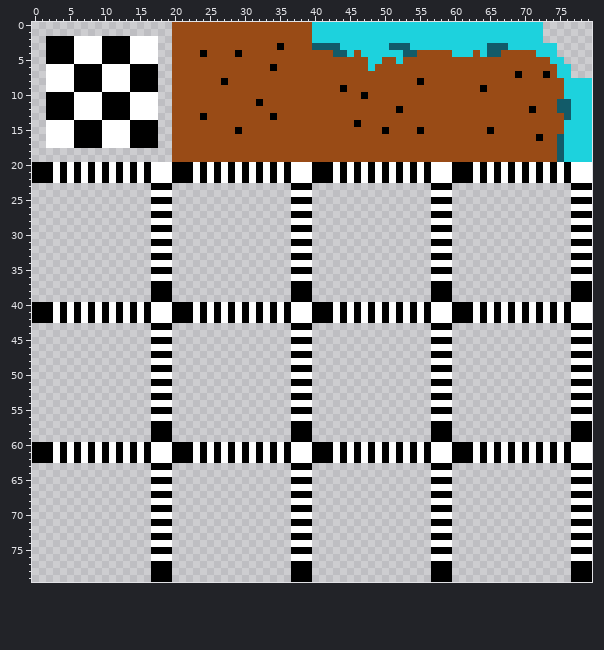
File history of a sprite sheet, Up Unwell/tilesets/Basic_ground_Tile/output_tileset.png. This is how it looked before the edit.
The file is 80x80 pixels.
New version:
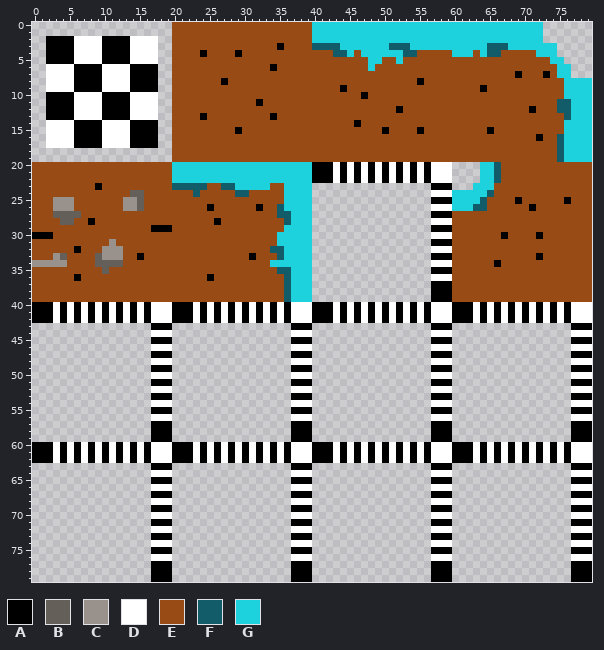
Palette (. is transparent): A #000000  B #655f5a  C #99918b  D #ffffff  E #994b16  F #125b69  G #1dd2dd
The exact change:
@@ x 0..79 @@
 19 ....................EEEEEEEEEEEEEEEEEEEEEEEEEEEEEEEEEEEEEEEEEEEEEEEEEEEEEEEFGGGG
-20 AAADADADADADADADADDDAAADADADADADADADADDDAAADADADADADADADADDDAAADADADADADADADADDD
-21 AAADADADADADADADADDDAAADADADADADADADADDDAAADADADADADADADADDDAAADADADADADADADADDD
-22 AAADADADADADADADADDDAAADADADADADADADADDDAAADADADADADADADADDDAAADADADADADADADADDD
-23 .................AAA.................AAA.................AAA.................AAA
-24 .................DDD.................DDD.................DDD.................DDD
-25 .................AAA.................AAA.................AAA.................AAA
-26 .................DDD.................DDD.................DDD.................DDD
-27 .................AAA.................AAA.................AAA.................AAA
-28 .................DDD.................DDD.................DDD.................DDD
-29 .................AAA.................AAA.................AAA.................AAA
-30 .................DDD.................DDD.................DDD.................DDD
-31 .................AAA.................AAA.................AAA.................AAA
-32 .................DDD.................DDD.................DDD.................DDD
-33 .................AAA.................AAA.................AAA.................AAA
-34 .................DDD.................DDD.................DDD.................DDD
-35 .................AAA.................AAA.................AAA.................AAA
-36 .................DDD.................DDD.................DDD.................DDD
-37 .................AAA.................AAA.................AAA.................AAA
-38 .................AAA.................AAA.................AAA.................AAA
-39 .................AAA.................AAA.................AAA.................AAA
+20 EEEEEEEEEEEEEEEEEEEEGGGGGGGGGGGGGGGGGGGGAAADADADADADADADADDD....GGFEEEEEEEEEEEEE
+21 EEEEEEEEEEEEEEEEEEEEGGGGGGGGGGGGGGGGGGGGAAADADADADADADADADDD....GGFEEEEEEEEEEEEE
+22 EEEEEEEEEEEEEEEEEEEEGGGGGGGGGGGGGGGGGGGGAAADADADADADADADADDD....GGFEEEEEEEEEEEEE
+23 EEEEEEEEEAEEEEEEEEEEFFFFFEEFFGGGGGEEGGGG.................AAA...GGGEEEEEEEEEEEEEE
+24 EEEEEEEEEEEEEEBBEEEEEEEFEEEEEFFEEEEEGGGG.................DDDGGGGGFEEEEEEEEEEEEEE
+25 EEECCCEEEEEEECCBEEEEEEEEEEEEEEEEEEEEGGGG.................AAAGGGGFEEEEAEEEEEEAEEE
+26 EEECCCEEEEEEECCBEEEEEEEEEAEEEEEEAEEFGGGG.................DDDGGGFFEEEEEEAEEEEEEEE
+27 EEEBBBBEEEEEEEEEEEEEEEEEEEEEEEEEEEEFFGGG.................AAAEEEEEEEEEEEEEEEEEEEE
+28 EEEEBBEEAEEEEEEEEEEEEEEEEEAEEEEEEEEEFGGG.................DDDEEEEEEEEEEEEEEEEEEEE
+29 EEEEEEEEEEEEEEEEEAAAEEEEEEEEEEEEEEEEGGGG.................AAAEEEEEEEEEEEEEEEEEEEE
+30 AAAEEEEEEEEEEEEEEEEEEEEEEEEEEEEEEEEGGGGG.................DDDEEEEEEEAEEEEAEEEEEEE
+31 EEEEEEEEEEECEEEEEEEEEEEEEEEEEEEEEEEGGGGG.................AAAEEEEEEEEEEEEEEEEEEEE
+32 EEEEEEAEEECCCEEEEEEEEEEEEEEEEEEEEEFFGGGG.................DDDEEEEEEEEEEEEEEEEEEEE
+33 EEECBEEEEBCCCEEAEEEEEEEEEEEEEEEAEEEFGGGG.................AAAEEEEEEEEEEEEAEEEEEEE
+34 CCCCCEEEEBBBBEEEEEEEEEEEEEEEEEEEEEGGGGGG.................DDDEEEEEEAEEEEEEEEEEEEE
+35 EEEEEEEEEEBEEEEEEEEEEEEEEEEEEEEEEEEFFGGG.................AAAEEEEEEEEEEEEEEEEEEEE
+36 EEEEEEAEEEEEEEEEEEEEEEEEEAEEEEEEEEEEFGGG.................DDDEEEEEEEEEEEEEEEEEEEE
+37 EEEEEEEEEEEEEEEEEEEEEEEEEEEEEEEEEEEEFGGG.................AAAEEEEEEEEEEEEEEEEEEEE
+38 EEEEEEEEEEEEEEEEEEEEEEEEEEEEEEEEEEEEFGGG.................AAAEEEEEEEEEEEEEEEEEEEE
+39 EEEEEEEEEEEEEEEEEEEEEEEEEEEEEEEEEEEEFGGG.................AAAEEEEEEEEEEEEEEEEEEEE
 40 AAADADADADADADADADDDAAADADADADADADADADDDAAADADADADADADADADDDAAADADADADADADADADDD
